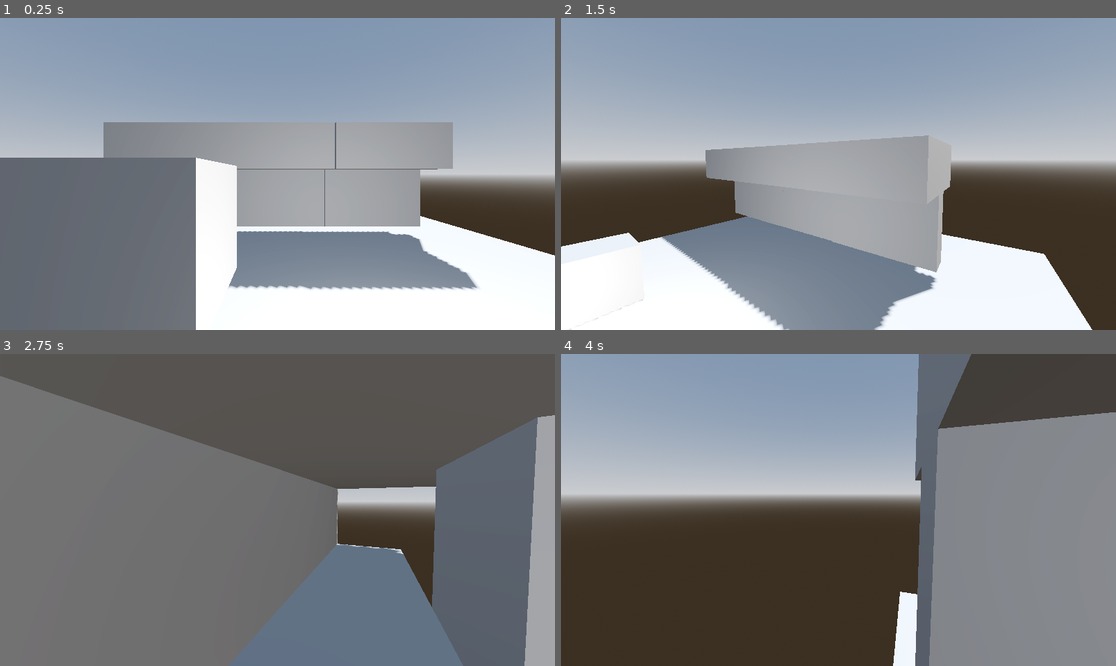
Above: before the commit, frames 1-4 (two rows, left to right).
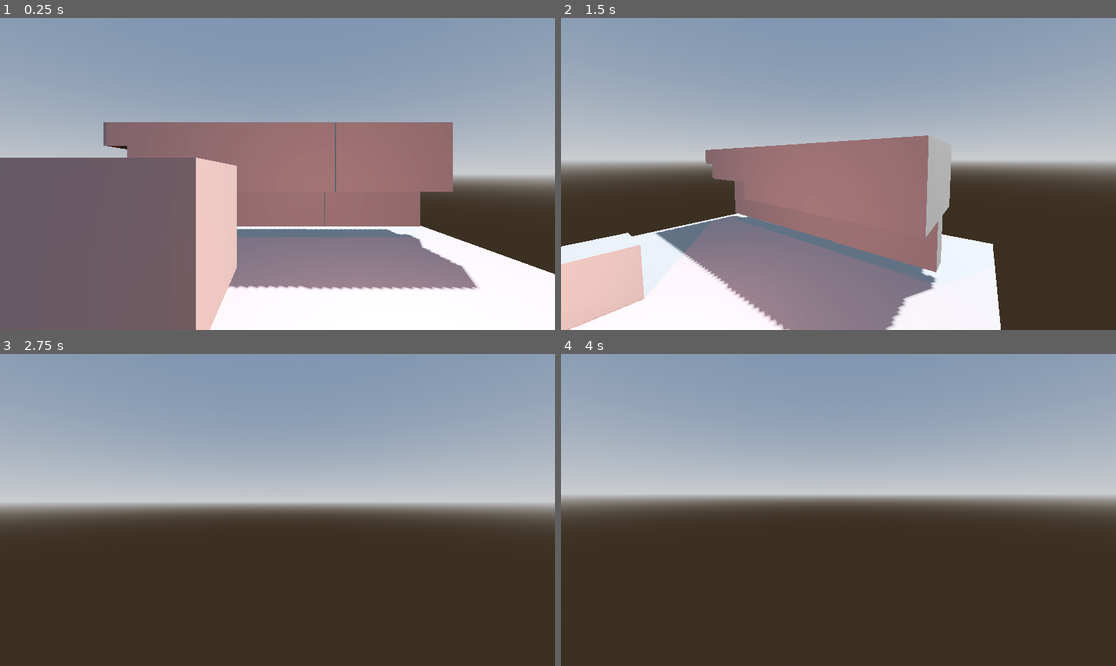
Above: after the commit, the same moments.

Repository: Egrazil/winter-melon-jam-2025
Game: Godot game, scene res://scenes/levels/Lights and moving.tscn
Same seed, same stepped clock (60 frames per second), same inputs: the game is played once before the commit and once after it. This scene is started directly instead of the project's main scene.
Inputs (mouse positions are in pixels of both pictures, inside the frame that each line leads up to):
- Up to frame 1 (0.25 s): no input
- Up to frame 2 (1.5 s): tap Enter (ui_accept) at 0.5 s; move the mouse to (960, 158) at 0.52 s; hold Right (moveRight) 0.53-1.28 s; click (960, 158) at 0.67 s; tap Space (jump) at 0.77 s; move the mouse to (810, 174) at 1.27 s; hold Up (moveUp) from 1.28 s (still down)
- Up to frame 3 (2.75 s): keep holding Up (moveUp); tap Space (jump) at 1.52 s; move the mouse to (288, 503) at 2.02 s
- Up to frame 4 (4 s): keep holding Up (moveUp); move the mouse to (832, 516) at 2.77 s; click (832, 516) at 2.92 s; tap Space (jump) at 3.02, 3.77 s; move the mouse to (877, 513) at 3.52 s

The runs differ from the first frame. In frame 1, 20% of the frame differs, in the area x 18-100%, y 33-100%; in frame 2, 19%; in frame 3, 95%, in the area x 0-100%, y 0-100%; in frame 4, 36%.

Commit message:
change light color and tweak light positions

Diff:
--- a/project.godot
+++ b/project.godot
@@ -46,3 +46,7 @@
 "events": [Object(InputEventKey,"resource_local_to_scene":false,"resource_name":"","device":-1,"window_id":0,"alt_press …(191 unchanged characters)…
 ]
 }
+
+[layer_names]
+
+3d_physics/layer_2="ledges"
--- a/scenes/levels/Lights and moving.tscn
+++ b/scenes/levels/Lights and moving.tscn
@@ -26,18 +26,19 @@
 environment = SubResource("Environment_u4dwk")
 
 [node name="DirectionalLight3D" type="DirectionalLight3D" parent="."]
-transform = Transform3D(-0.8660254, -0.43301278, 0.25, 0, 0.49999997, 0.86602545, -0.50000006, 0.75, -0.43301266, 0, 0, 0)
+transform = Transform3D(-0.8660254, -0.43301278, 0.25, 0, 0.49999997, 0.86602545, -0.50000006, 0.75, -0.43301266, 2.480198, 1.2688837, -0.0013977289)
 shadow_enabled = true
 
 [node name="ground" type="CSGBox3D" parent="."]
-transform = Transform3D(1, 0, 0, 0, 1, 0, 0, 0, 1, -1.2574588, -0.6441587, -2.165924)
+transform = Transform3D(1, 0, 0, 0, 1, 0, 0, 0, 1, -2.210309, -0.6441587, 1.0264435)
 use_collision = true
-size = Vector3(9.688721, 0.16125488, 9.79303)
+size = Vector3(9.436584, 0.16125488, 16.177765)
 
 [node name="OmniLight3D" type="OmniLight3D" parent="."]
-transform = Transform3D(1, 0, 0, 0, 1, 0, 0, 0, 1, -0.8999999, -0.038806796, 0.6677621)
-light_energy = 2.649
+transform = Transform3D(1, 0, 0, 0, 1, 0, 0, 0, 1, -0.8999999, 0.31606573, 0.6677621)
+light_color = Color(0.79741263, 0.32489184, 0.2645373, 1)
 light_indirect_energy = 0.0
+shadow_enabled = true
 omni_range = 46.476
 
 [node name="GridTiles" parent="." node_paths=PackedStringArray("light") instance=ExtResource("1_bnwq5")]
--- a/scenes/levels/light-test/wall-ledge.tscn
+++ b/scenes/levels/light-test/wall-ledge.tscn
@@ -12,9 +12,16 @@
 
 [node name="mesh" type="MeshInstance3D" parent="."]
 transform = Transform3D(0.1, 0, 0, 0, 0.1, 0, 0, 0, 0.1, 0, 0, 0)
+layers = 2
+mesh = SubResource("BoxMesh_yofn3")
+
+[node name="mesh2" type="MeshInstance3D" parent="."]
+transform = Transform3D(0.1, 0, 0, 0, 0.1, 0, 0, 0, 0.1, 0, 0, 0)
+layers = 2
 mesh = SubResource("BoxMesh_yofn3")
 
 [node name="StaticBody3D" type="StaticBody3D" parent="."]
+collision_layer = 2
 
 [node name="CollisionShape3D" type="CollisionShape3D" parent="StaticBody3D"]
 transform = Transform3D(0.1, 0, 0, 0, 0.1, 0, 0, 0, 0.1, 0, 0, 0)
Not shown: 1 places in scenes/levels/Lights and moving.tscn that only renumber resources
